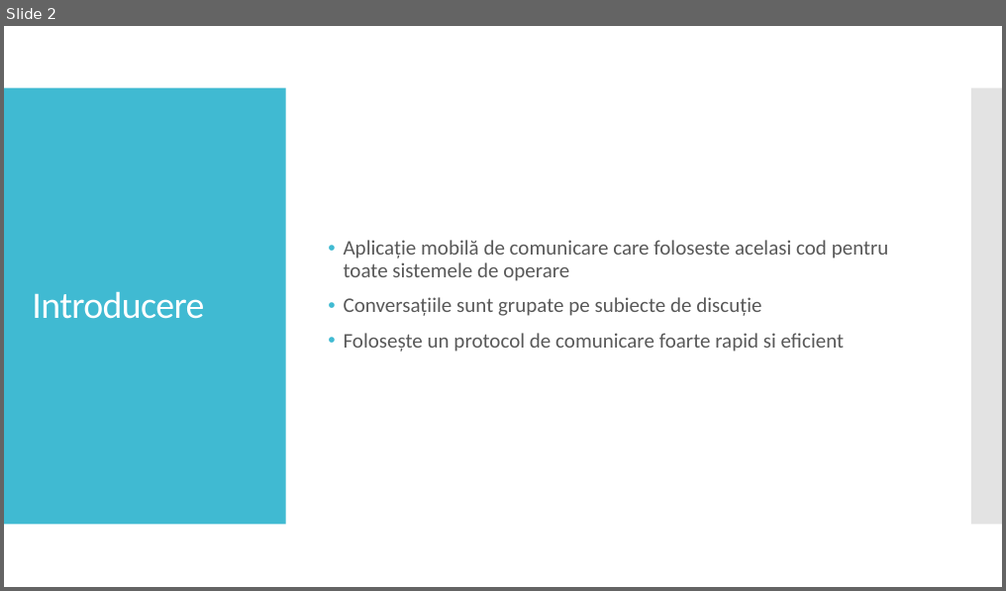
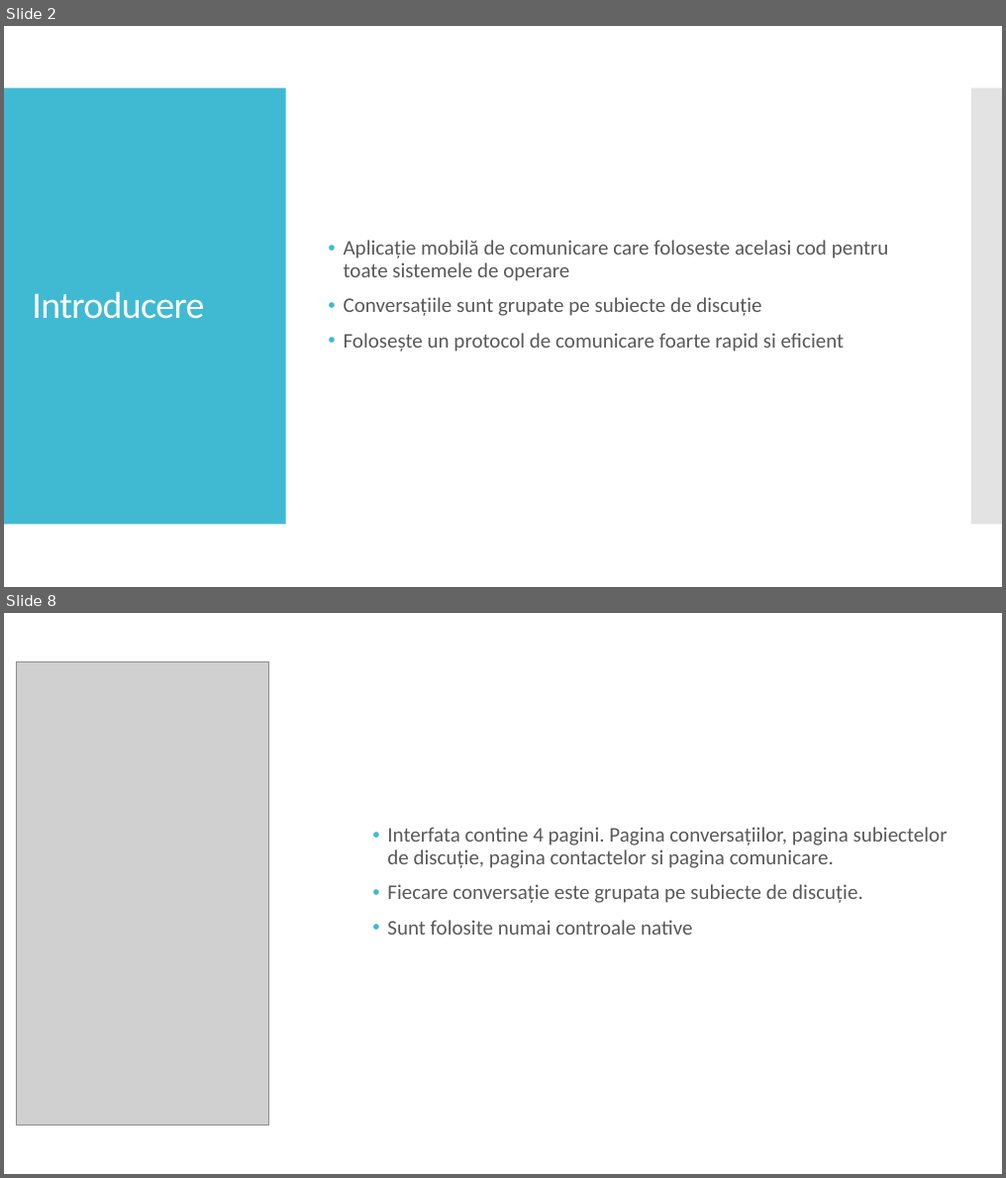
Before and after one commit to ionutholbia/topichat, a slide deck: Documentatie/Topichat Prezentare.pptx. Shown one above the other, each under a label of ours: slide 2 before the commit, slides 2 and 8 after it; the slides between them are not shown. The pictures are 1006x591 and 1006x1178 pixels, drawn with LibreOffice and Linux fonts; fonts in the diff are those of the drawing; grey boxes stand for pictures. Boxes give left, top, right and bottom in pixels: in the first picture for what was removed or moved away, otherwise in the second. Text is boxed around its words. In the diff, an @@ line names an element or a change of style, - is before the commit and + after.

```diff
--- a/Documentatie/Topichat Prezentare.pptx
+++ b/Documentatie/Topichat Prezentare.pptx
@@ slide 8 added at (x1=4, y1=613, x2=1002, y2=1174), background #FFFFFF @@
@@ picture added at (x1=16, y1=662, x2=269, y2=1125) @@
@@ text added at (x1=387, y1=827, x2=947, y2=935), 20 pt, text #595959 @@
+• Interfata contine 4 pagini. Pagina conversațiilor, pagina subiectelor de discuție, pagina contactelor si pagina comunicare.
+• Fiecare conversație este grupata pe subiecte de discuție.
+• Sunt folosite numai controale native
```
Also in this commit, not shown: 1 slide changed, 4 other slides added.
